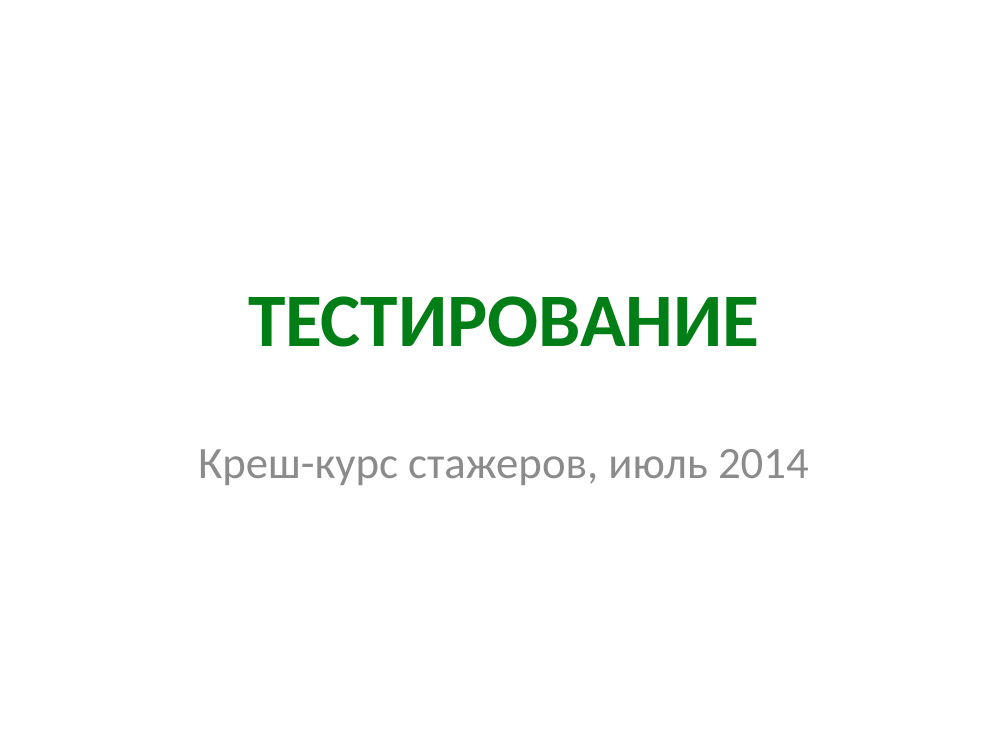
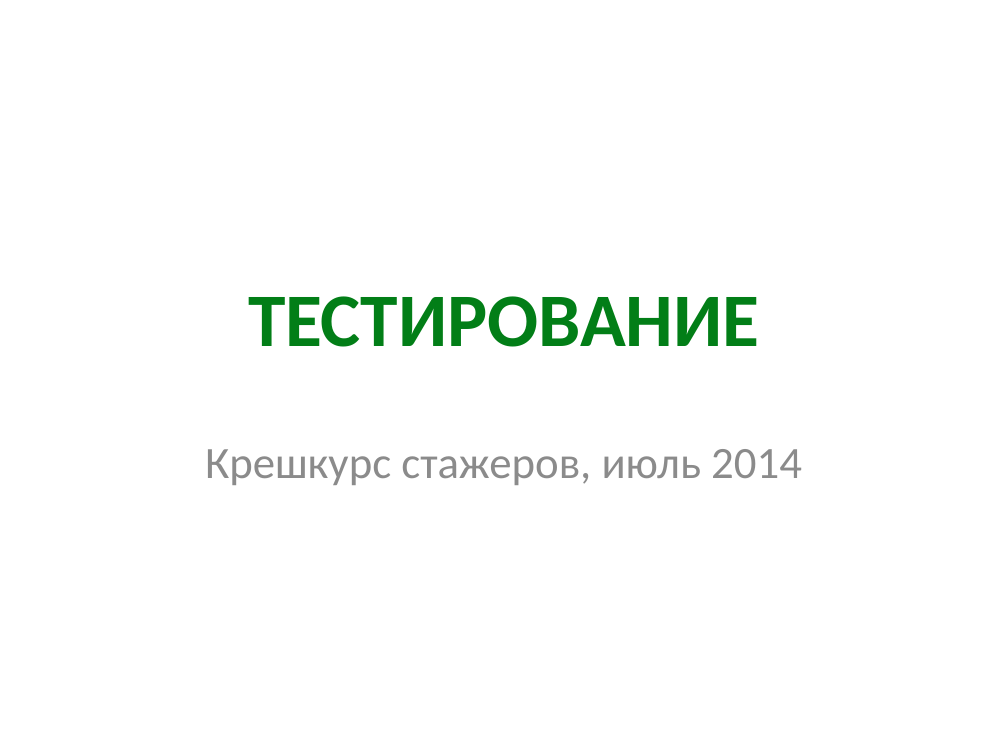
Before and after one commit to kontur-edu/intern-2014, a slide deck: slide 1 of 01-CleanCode/Testing.pptx. Drawn at 1008x756 pixels with LibreOffice and Linux fonts; fonts in the diff are those of the drawing. Boxes give left, top, right and bottom in pixels: in the first picture for what was removed or moved away, otherwise in the second. Text is boxed around its words. In the diff, an @@ line names an element or a change of style, - is before the commit and + after.

```diff
--- a/01-CleanCode/Testing.pptx
+++ b/01-CleanCode/Testing.pptx
@@ subtitle at (205, 449, 802, 485): text changed @@
-Креш-курс стажеров, июль 2014
+Крешкурс стажеров, июль 2014
```
Also in this commit, not shown: 2 other slides changed, 8 other files.
